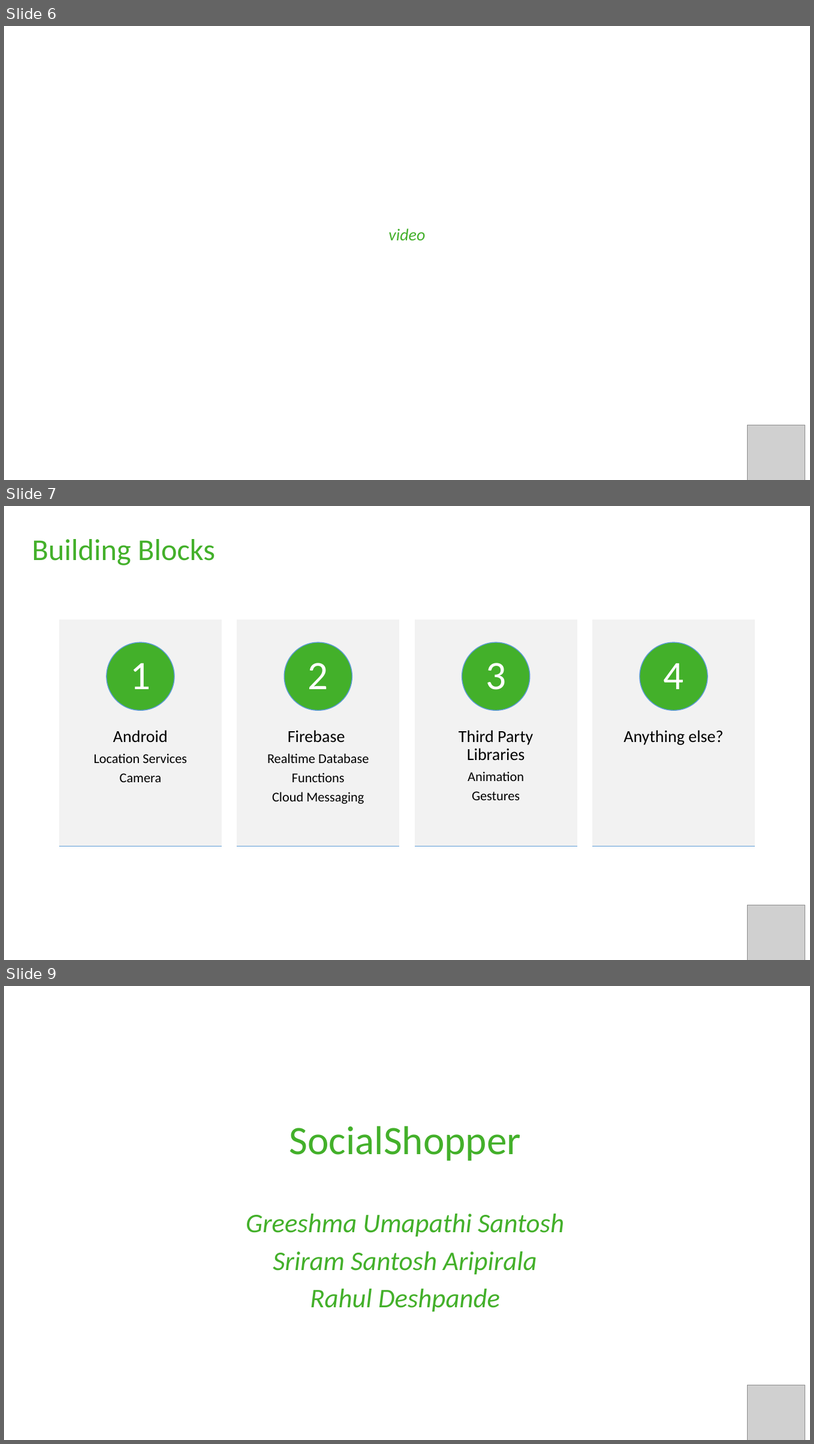
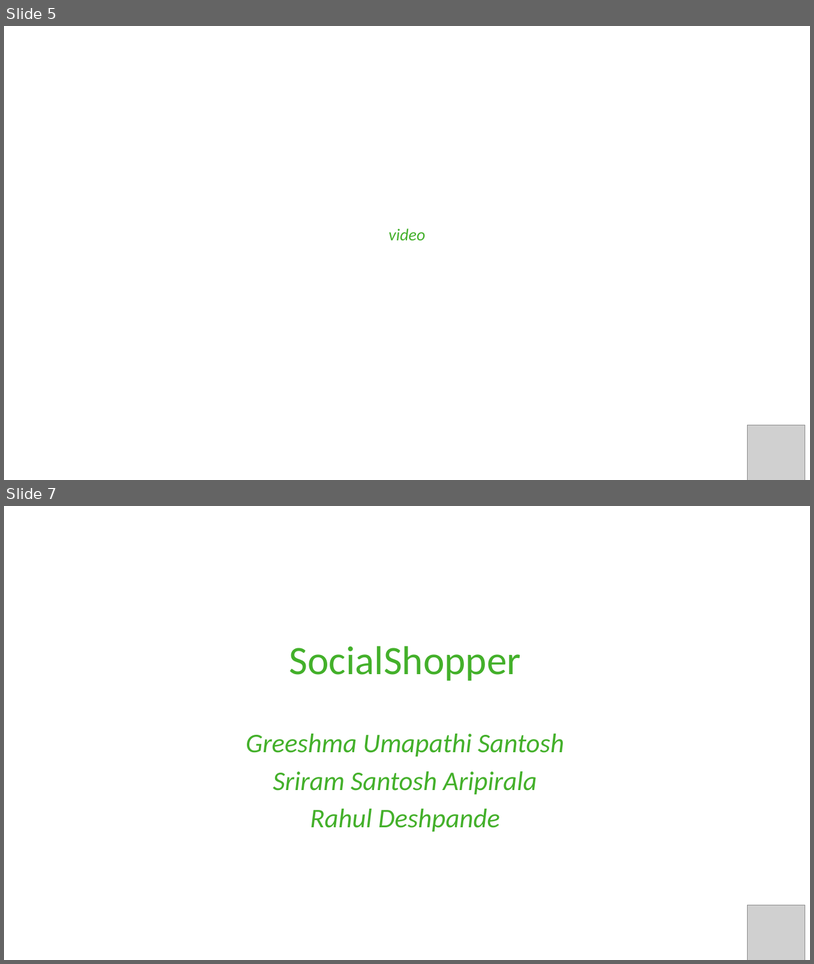
Before and after one commit to Codepath-Sep-2017-Group-16/ShopperPro, a slide deck: Presentation/Presentation.pptx. Shown one above the other, each under a label of ours: slides 6, 7 and 9 before the commit, slides 5 and 7 after it; the slides between them are not shown. The pictures are 814x1444 and 814x964 pixels, drawn with LibreOffice and Linux fonts; fonts in the diff are those of the drawing; grey boxes stand for pictures. Boxes give left, top, right and bottom in pixels: in the first picture for what was removed or moved away, otherwise in the second. Text is boxed around its words. In the diff, an @@ line names an element or a change of style, - is before the commit and + after.

```diff
--- a/Presentation/Presentation.pptx
+++ b/Presentation/Presentation.pptx
@@ slide 7 removed at (x1=4, y1=506, x2=810, y2=960), background #FFFFFF @@
@@ text removed at (x1=32, y1=539, x2=215, y2=565) @@
-Building Blocks
@@ group removed at (x1=60, y1=620, x2=755, y2=846): 8 rectangles, 8 texts, 4 ellipses @@
-Android
-Location Services
-Camera
-1
-Firebase
-Realtime Database
-Functions
-Cloud Messaging
-2
-Third Party Libraries
-Animation
-Gestures
-3
-Anything else?
-4
@@ picture removed at (x1=748, y1=904, x2=806, y2=960) @@
@@ what was slide 6 is now slide 5 @@
@@ what was slide 9 is now slide 7 @@
```
Also in this commit, not shown: 2 slides changed, 1 slide added, 2 other slides removed, 1 other file.
